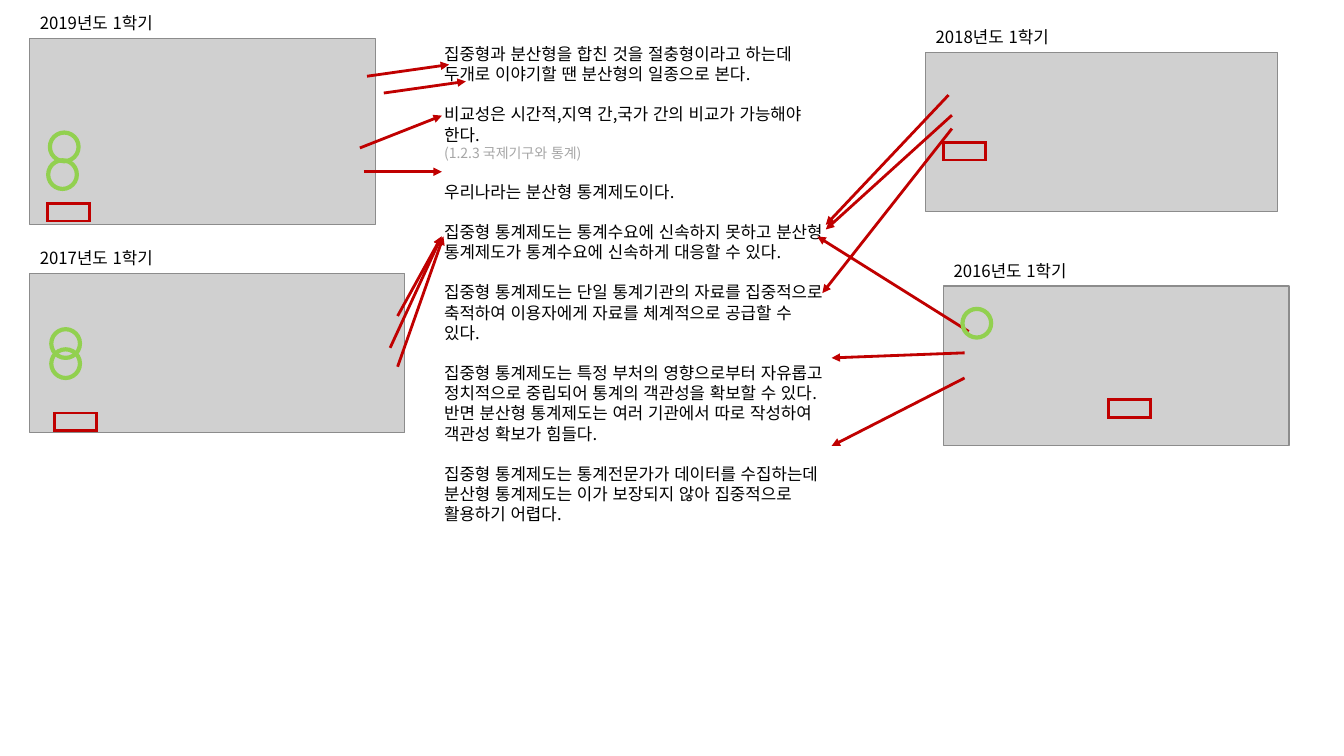
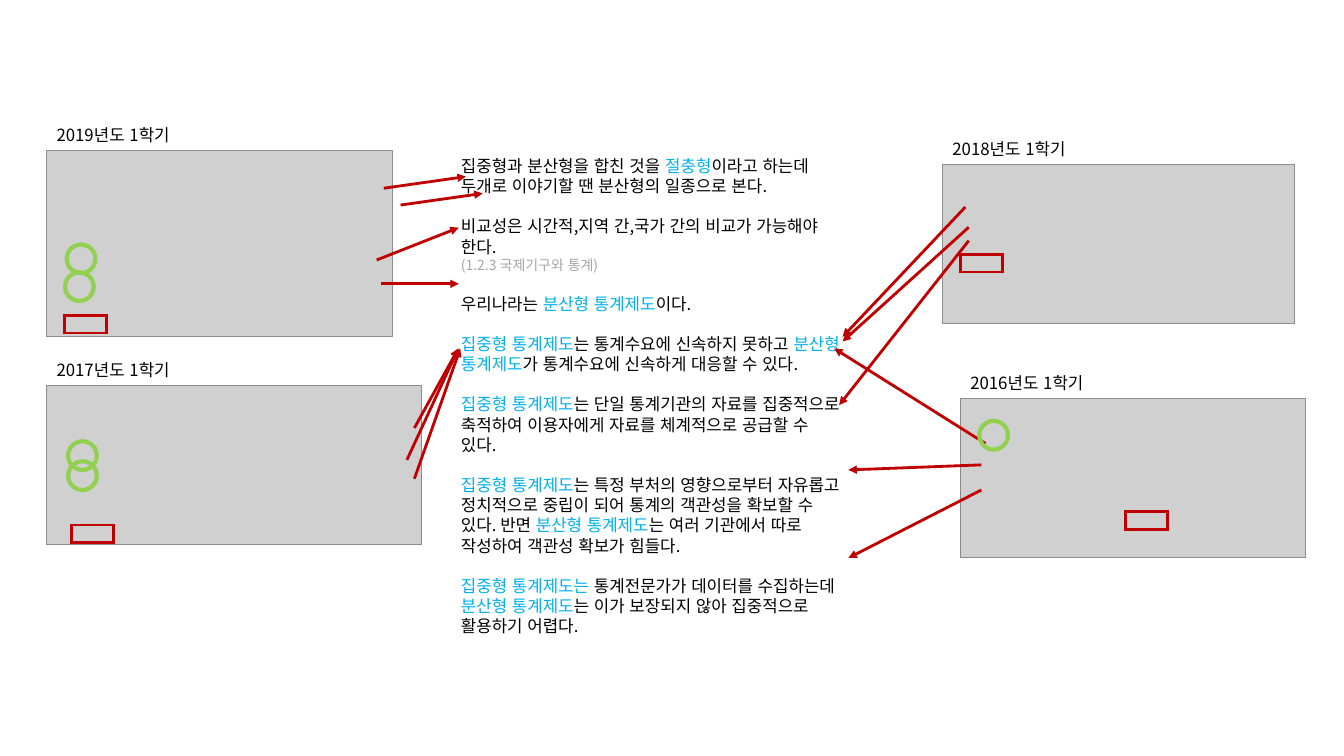
Before and after one commit to KNOU-STUDY/KNOU-UNDERSTANDING-NATIONAL-STATISTICS, a slide deck: slide 8 of previous_question/1장-국가통계제도.pptx (slide 6 before the commit). Drawn at 1344x756 pixels with LibreOffice and Linux fonts; fonts in the diff are those of the drawing; grey boxes stand for pictures. Boxes give left, top, right and bottom in pixels: in the first picture for what was removed or moved away, otherwise in the second. Text is boxed around its words. In the diff, an @@ line names an element or a change of style, - is before the commit and + after.

```diff
--- a/previous_question/1장-국가통계제도.pptx
+++ b/previous_question/1장-국가통계제도.pptx
@@ text at [461, 158, 840, 614]: text colour #000000 to #00B0F0 in "절충형이라고", "분산형 통계제도이다.", "집중형 통계제도는 분산형 통계제도가", "집중형 통계제도는" and 1 more places @@
@@ 12 arrows, 4 pictures, 3 texts, 2 rectangles, 2 ellipses: place and size @@
-12 arrows, 4 pictures, 3 texts, 2 rectangles, 2 ellipses at [30, 15, 1290, 502]
+12 arrows, 4 pictures, 3 texts, 2 rectangles, 2 ellipses at [46, 127, 1307, 614]
@@ ellipse: place and size @@
-ellipse at [49, 132, 78, 160]
+ellipse at [67, 245, 95, 273]
@@ 2 texts, 1 arrow: place and size @@
-2 texts, 1 arrow at [40, 171, 1066, 279]
+2 texts, 1 arrow at [57, 284, 1083, 391]
@@ 2 rectangles, 2 ellipses: place and size @@
-2 rectangles, 2 ellipses at [47, 204, 97, 431]
+2 rectangles, 2 ellipses at [65, 316, 114, 542]
@@ text at [461, 477, 840, 554]: text changed @@
-집중형 통계제도는 특정 부처의 영향으로부터 자유롭고 정치적으로 중립되어 통계의 객관성을 확보할 수 있다. 반면 분산형 통계제도는 여러 기관에서 따로 작성하여 객관성 확보가 힘들다.
+집중형 통계제도는 특정 부처의 영향으로부터 자유롭고 정치적으로 중립이 되어 통계의 객관성을 확보할 수 있다. 반면 분산형 통계제도는 여러 기관에서 따로 작성하여 객관성 확보가 힘들다.
```
Also in this commit, not shown: 11 slides added.
